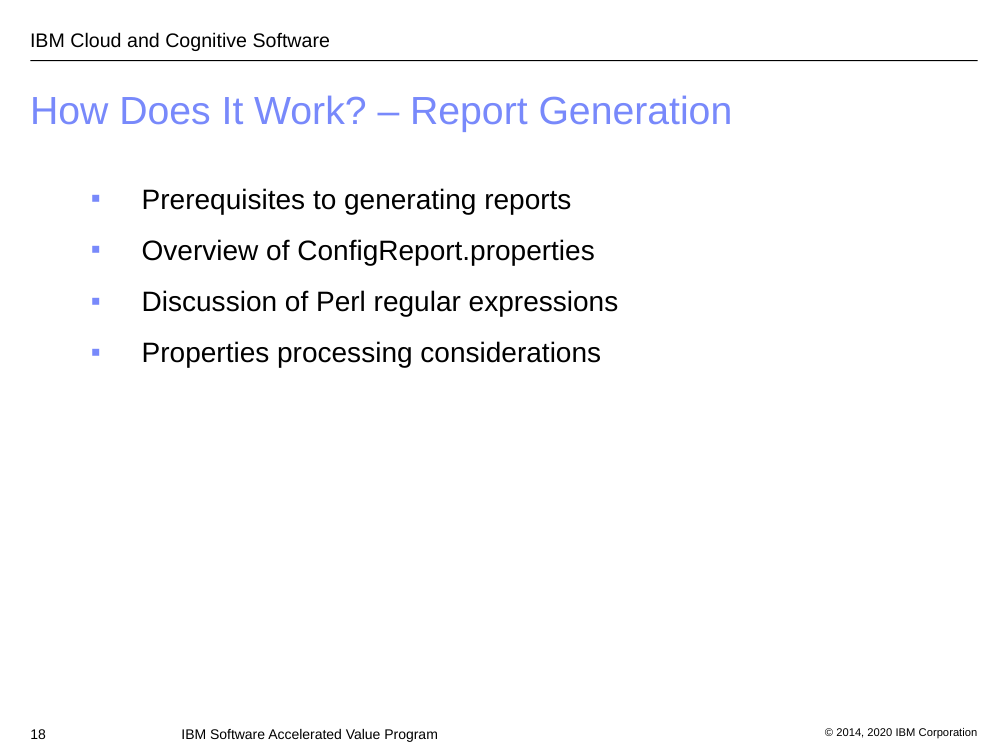
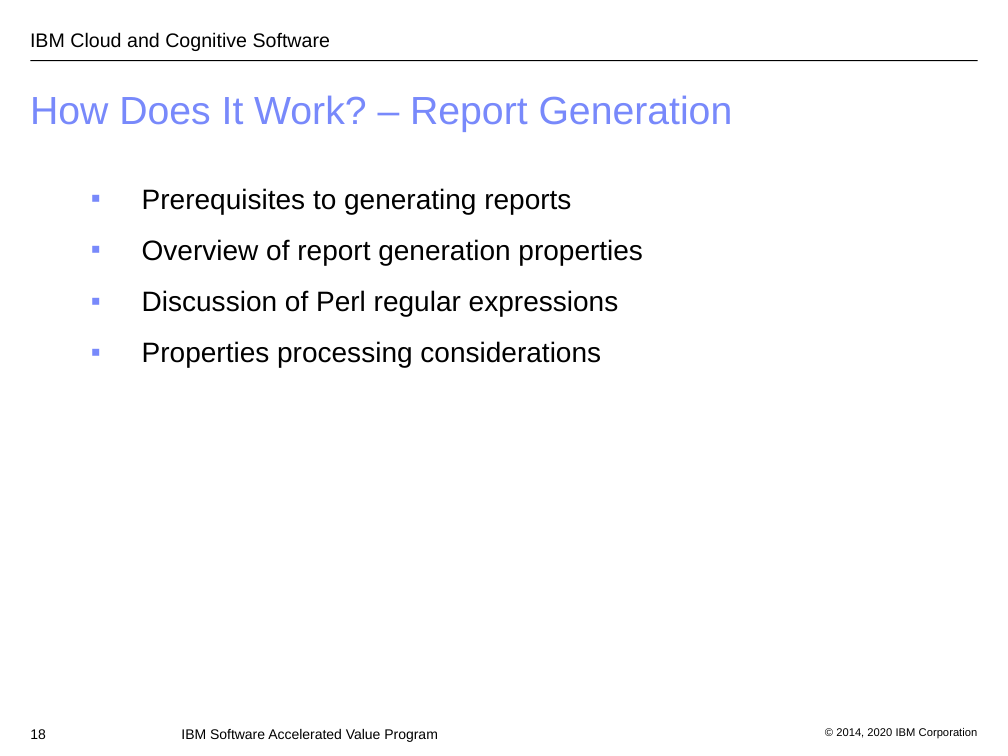
Before and after one commit to IBM/websphere-cct, a slide deck: slide 18 of WASConfigurationComparisonTool.ppt. Drawn at 1008x756 pixels with LibreOffice and Linux fonts; fonts in the diff are those of the drawing; background and template pictures are left out. Boxes give left, top, right and bottom in pixels: in the first picture for what was removed or moved away, otherwise in the second. Text is boxed around its words. In the diff, an @@ line names an element or a change of style, - is before the commit and + after.

```diff
--- a/WASConfigurationComparisonTool.ppt
+++ b/WASConfigurationComparisonTool.ppt
@@ text at (142,239,643,265): text changed @@
-▪ Overview of ConfigReport.properties
+▪ Overview of report generation properties
```
Also in this commit, not shown: 2 other slides changed, 1 other file.
